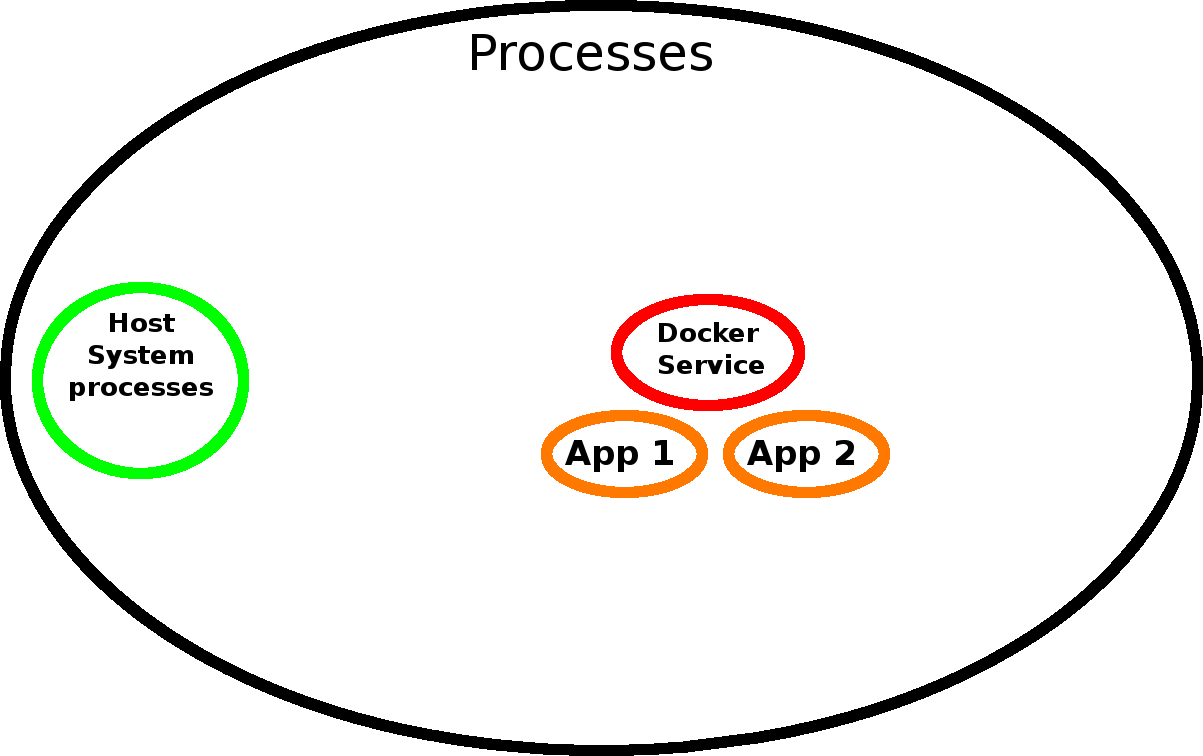
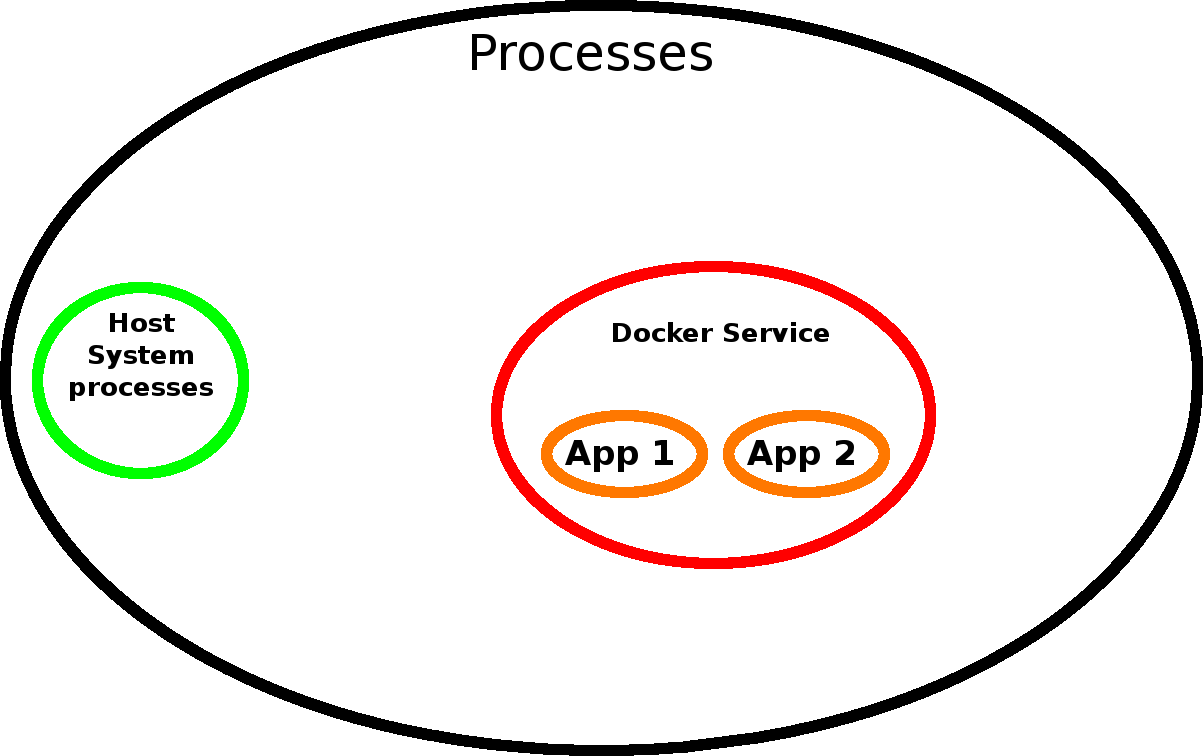
Comparing the layer stacks of the two 1203px x 756px images. Changes:
painted on "Docker Circle" over [491, 261, 936, 569]
painted on "Docker Service" over [613, 322, 829, 374]
